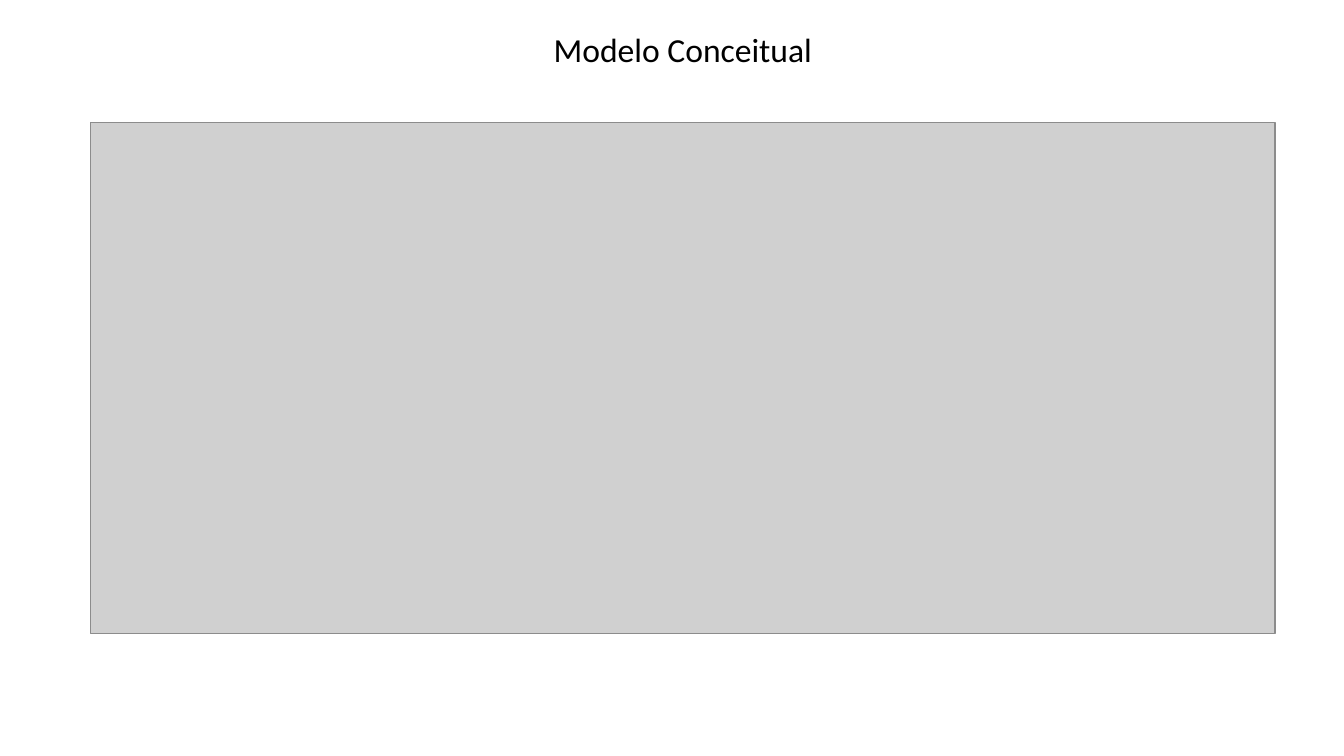
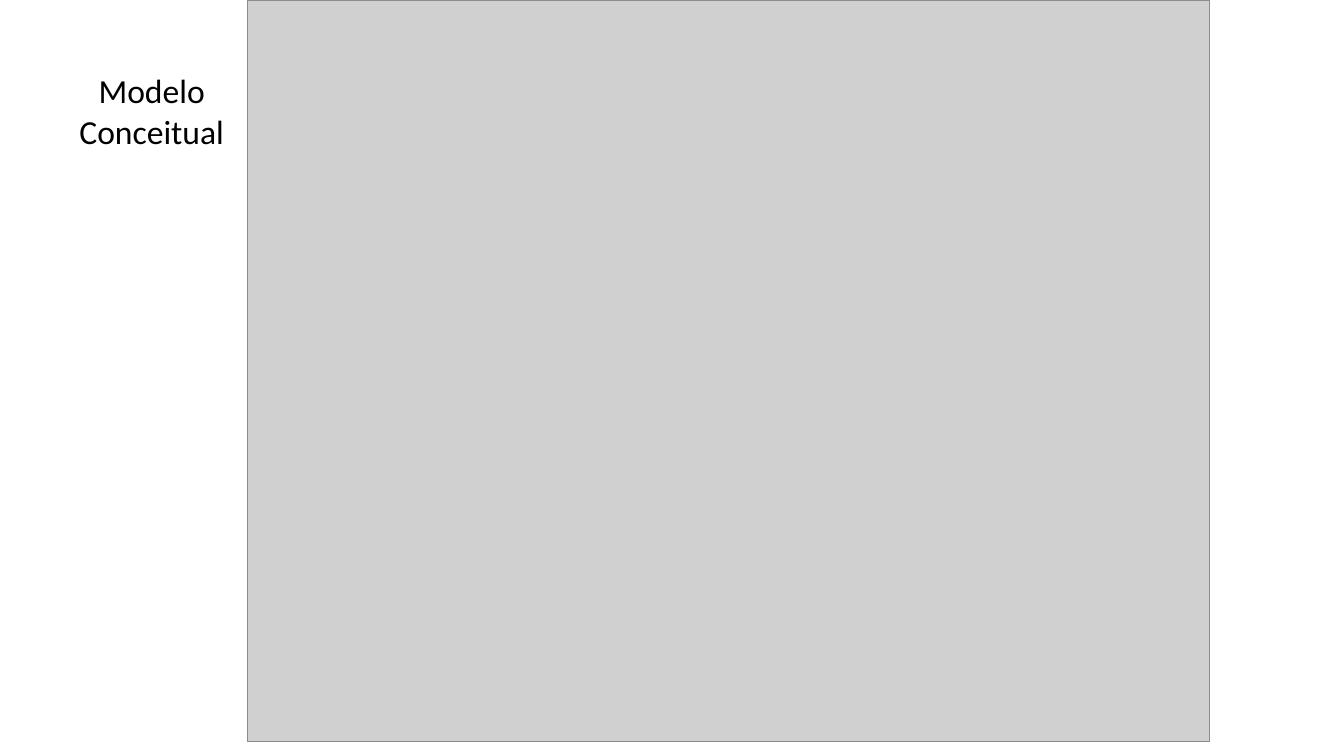
Before and after one commit to Ney-Rocha/OPE-3-semestre, a slide deck: slide 21 of cenarioNegocio_DFD_analiseEventos_analiseCicloVida_modeloConceitual .pptx. Drawn at 1344x756 pixels with LibreOffice and Linux fonts; fonts in the diff are those of the drawing; grey boxes stand for pictures. Boxes give left, top, right and bottom in pixels: in the first picture for what was removed or moved away, otherwise in the second. Text is boxed around its words. In the diff, an @@ line names an element or a change of style, - is before the commit and + after.

```diff
--- a/cenarioNegocio_DFD_analiseEventos_analiseCicloVida_modeloConceitual .pptx
+++ b/cenarioNegocio_DFD_analiseEventos_analiseCicloVida_modeloConceitual .pptx
@@ picture resized from (x1=91, y1=123, x2=1275, y2=633) to (x1=248, y1=0, x2=1210, y2=742) @@
@@ text "Modelo Conceitual" rewrapped from (x1=554, y1=38, x2=811, y2=63) to (x1=79, y1=79, x2=224, y2=145) @@
```
Also in this commit, not shown: 1 other slide changed.
